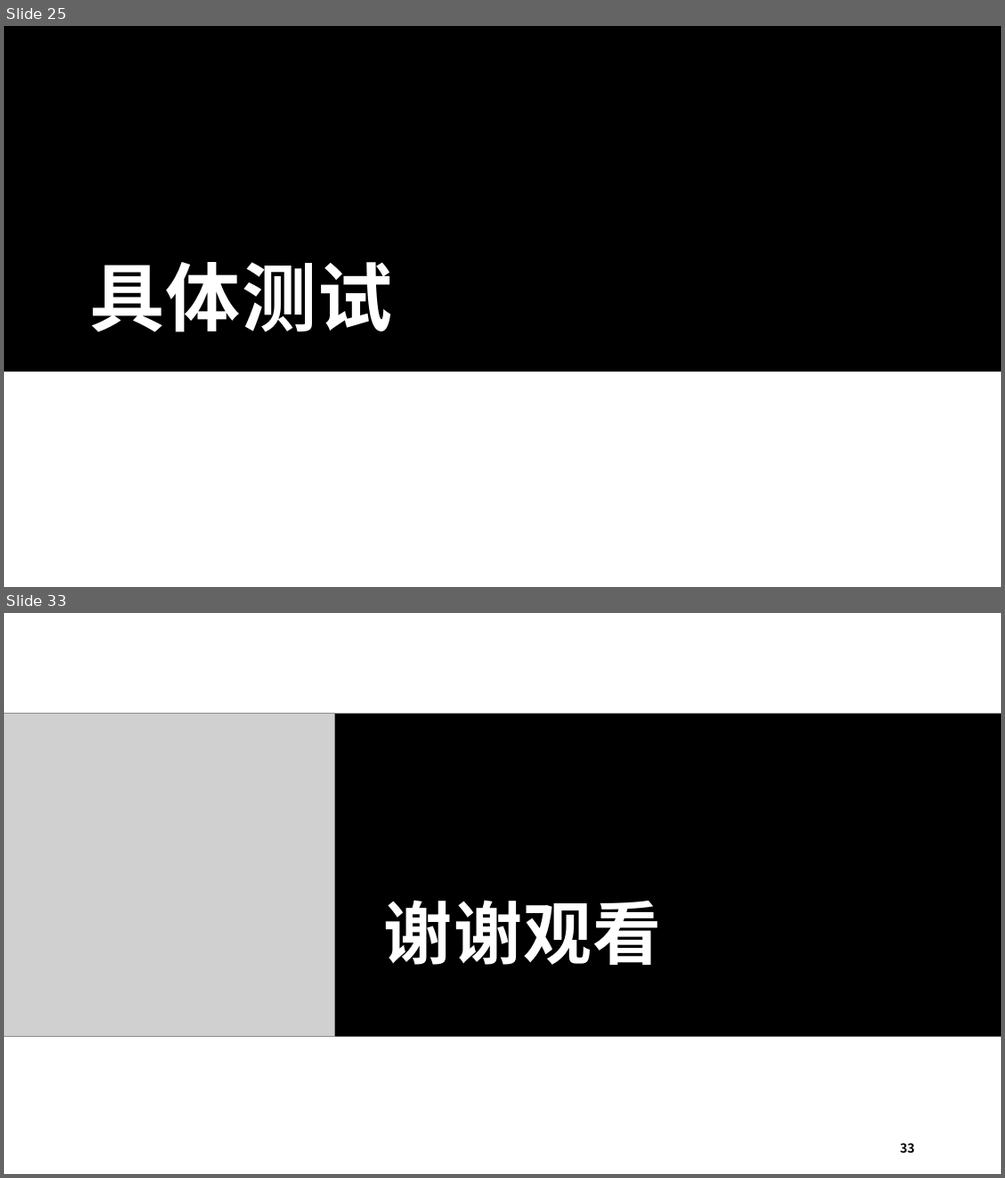
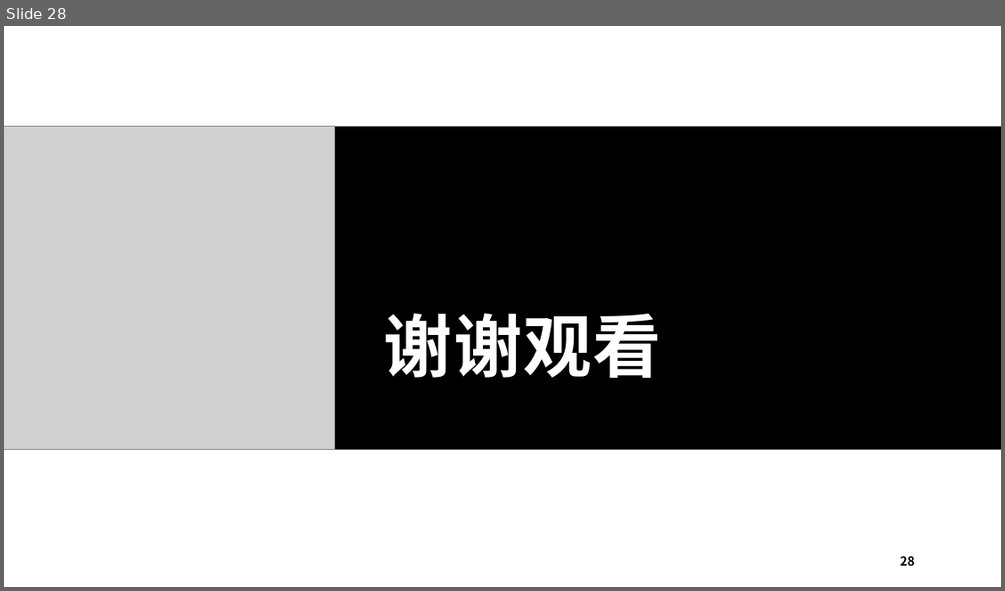
Before and after one commit to thenobody996/C-Project, a slide deck: 项目文档/PBLF项目.pptx. Shown one above the other, each under a label of ours: slides 25 and 33 before the commit, slide 28 after it; the slides between them are not shown. The pictures are 1005x1178 and 1005x591 pixels, drawn with LibreOffice and Linux fonts; fonts in the diff are those of the drawing; grey boxes stand for pictures. Boxes give left, top, right and bottom in pixels: in the first picture for what was removed or moved away, otherwise in the second. Text is boxed around its words. In the diff, an @@ line names an element or a change of style, - is before the commit and + after.

```diff
--- a/项目文档/PBLF项目.pptx
+++ b/项目文档/PBLF项目.pptx
@@ slide 25 removed at (4, 26, 1001, 587), background #FFFFFF @@
@@ rectangle removed at (4, 26, 1001, 371) @@
@@ title removed at (90, 262, 393, 332) @@
-具体测试
@@ what was slide 33 is now slide 28 @@
@@ page number at (900, 556, 914, 565): text changed @@
-33
+28
```
Also in this commit, not shown: 10 slides changed, 8 slides added, 12 other slides removed.
